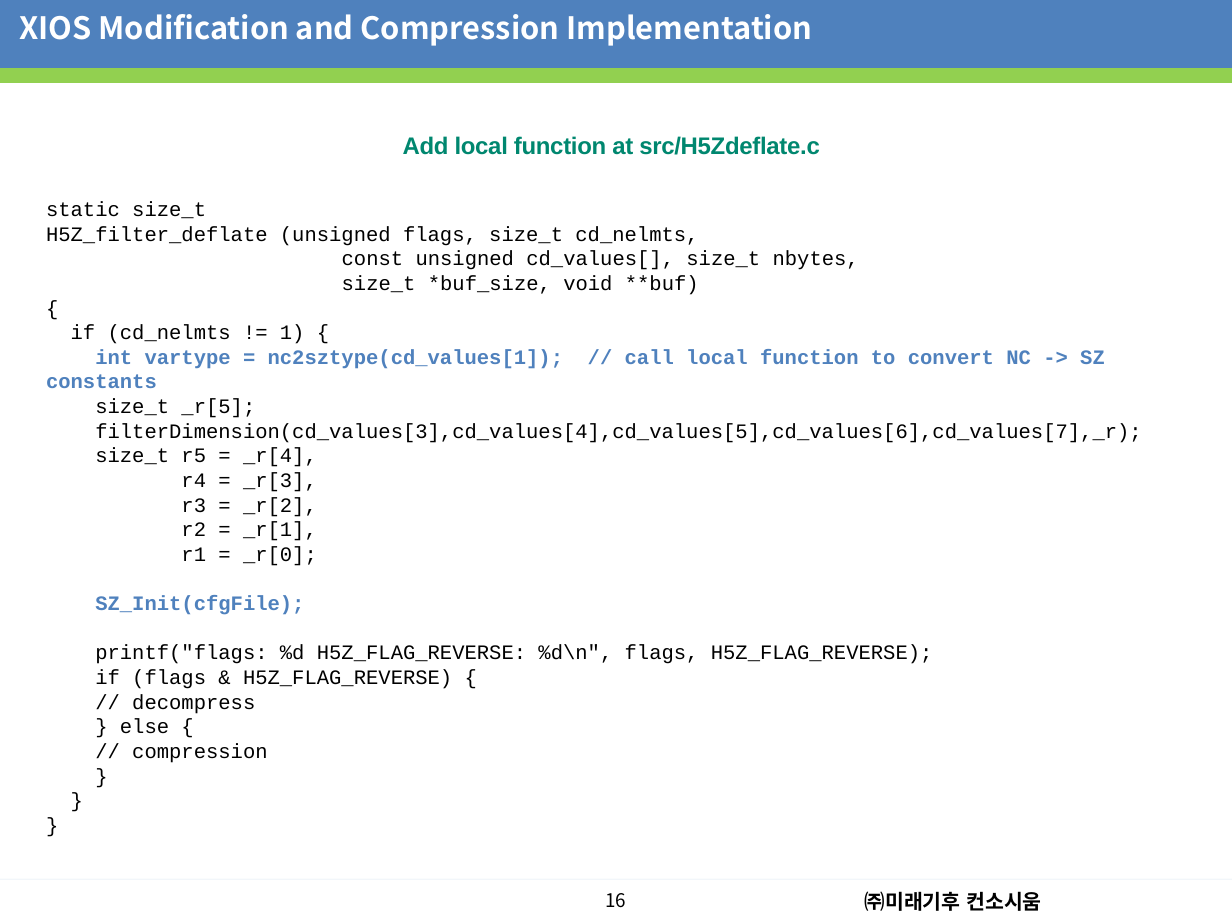
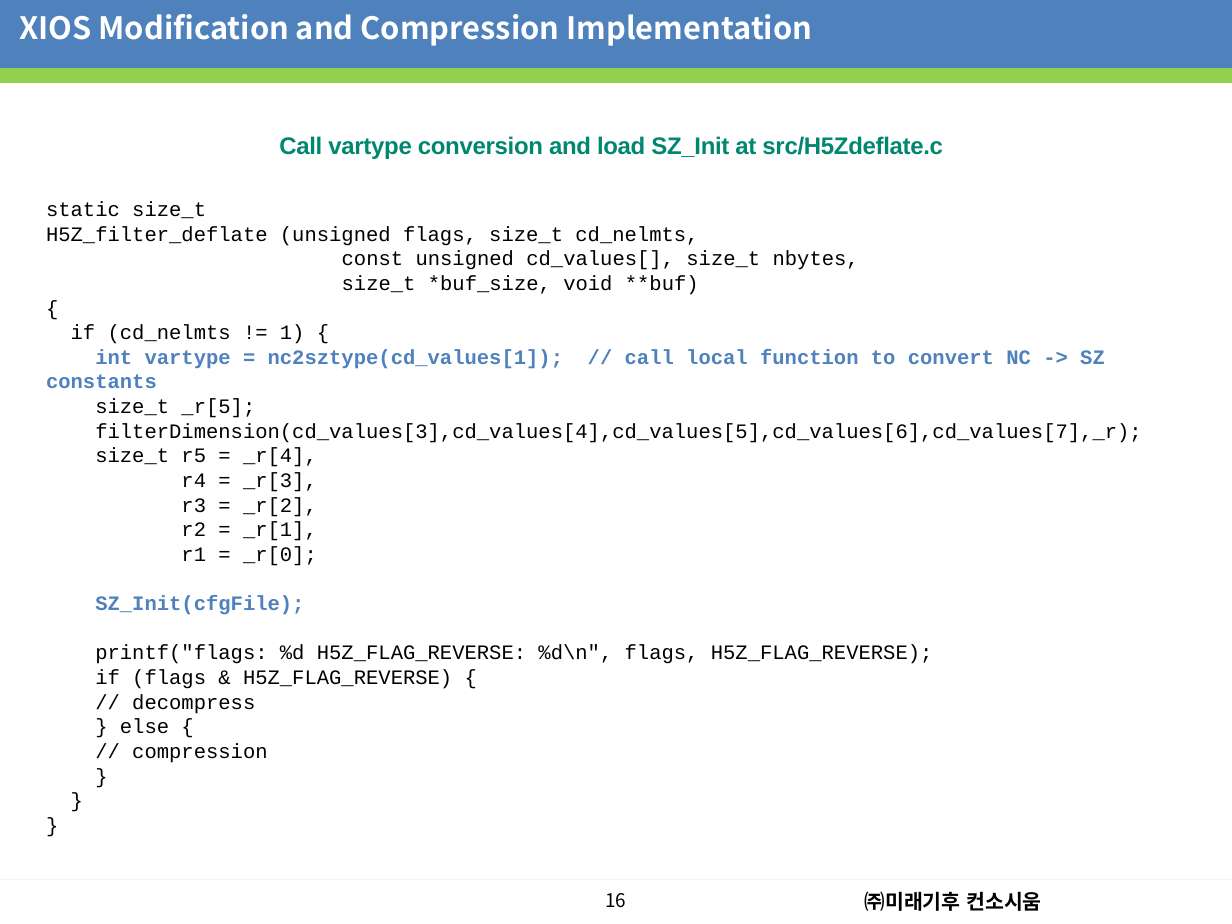
Before and after one commit to dhanifudin/presentation, a slide deck: slide 17 of seminar/Seminar20230725.pptx. Drawn at 1232x924 pixels with LibreOffice and Linux fonts; fonts in the diff are those of the drawing; background and template pictures are left out. Boxes give left, top, right and bottom in pixels: in the first picture for what was removed or moved away, otherwise in the second. Text is boxed around its words. In the diff, an @@ line names an element or a change of style, - is before the commit and + after.

```diff
--- a/seminar/Seminar20230725.pptx
+++ b/seminar/Seminar20230725.pptx
@@ title at <box>279,136,943,159</box>: text changed @@
-Add local function at src/H5Zdeflate.c
+Call vartype conversion and load SZ_Init at src/H5Zdeflate.c
```
Also in this commit, not shown: 13 other slides changed.
